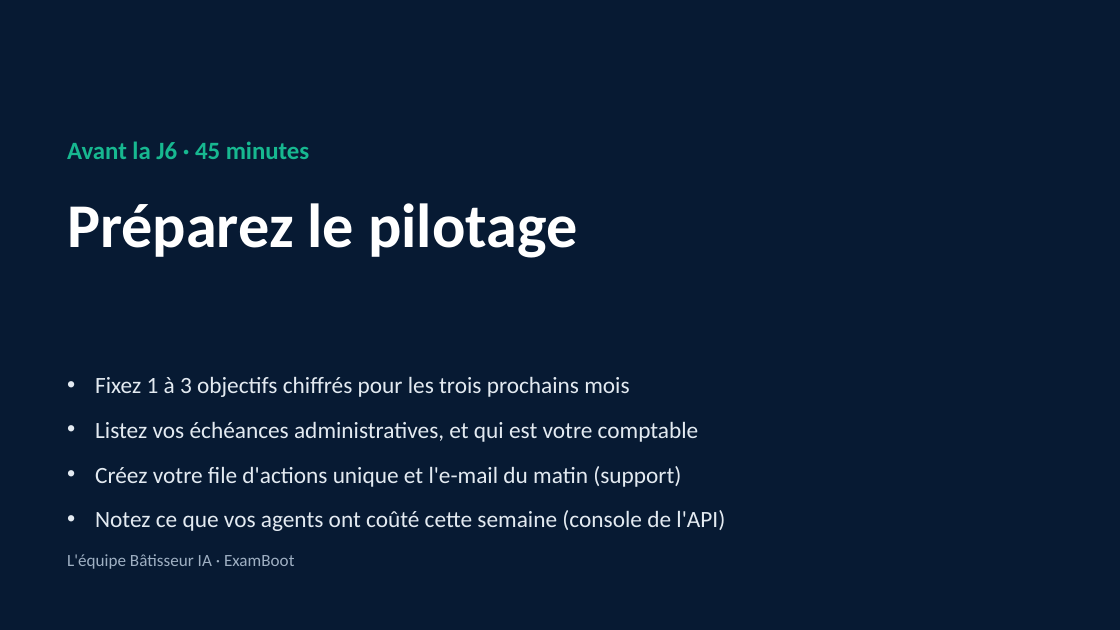
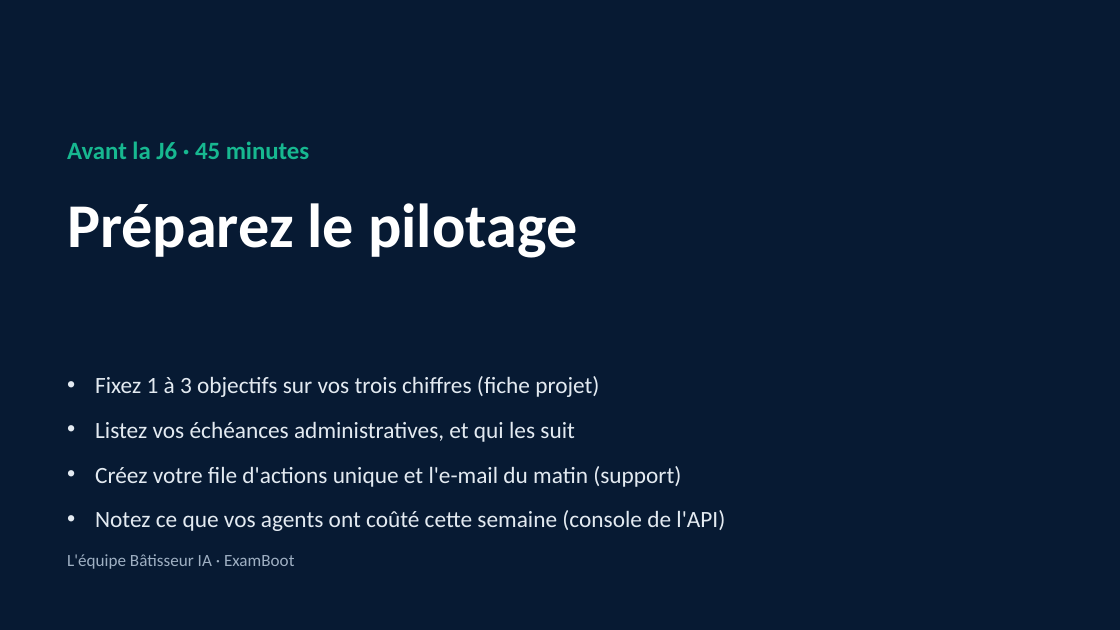
Before and after one commit to benyG/cisspbootcamp, a slide deck: slide 24 of content/library/files/Batisseur-IA-J5.pptx (slide 23 before the commit). Drawn at 1120x630 pixels with LibreOffice and Linux fonts; fonts in the diff are those of the drawing. Boxes give left, top, right and bottom in pixels: in the first picture for what was removed or moved away, otherwise in the second. Text is boxed around its words. In the diff, an @@ line names an element or a change of style, - is before the commit and + after.

```diff
--- a/content/library/files/Batisseur-IA-J5.pptx
+++ b/content/library/files/Batisseur-IA-J5.pptx
@@ text at [95, 376, 599, 397]: text changed @@
-• Fixez 1 à 3 objectifs chiffrés pour les trois prochains mois
+• Fixez 1 à 3 objectifs sur vos trois chiffres (fiche projet)
@@ text at [95, 421, 574, 442]: text changed @@
-• Listez vos échéances administratives, et qui est votre comptable
+• Listez vos échéances administratives, et qui les suit
```
Also in this commit, not shown: 11 other slides changed, 1 slide added, 6 other files.
